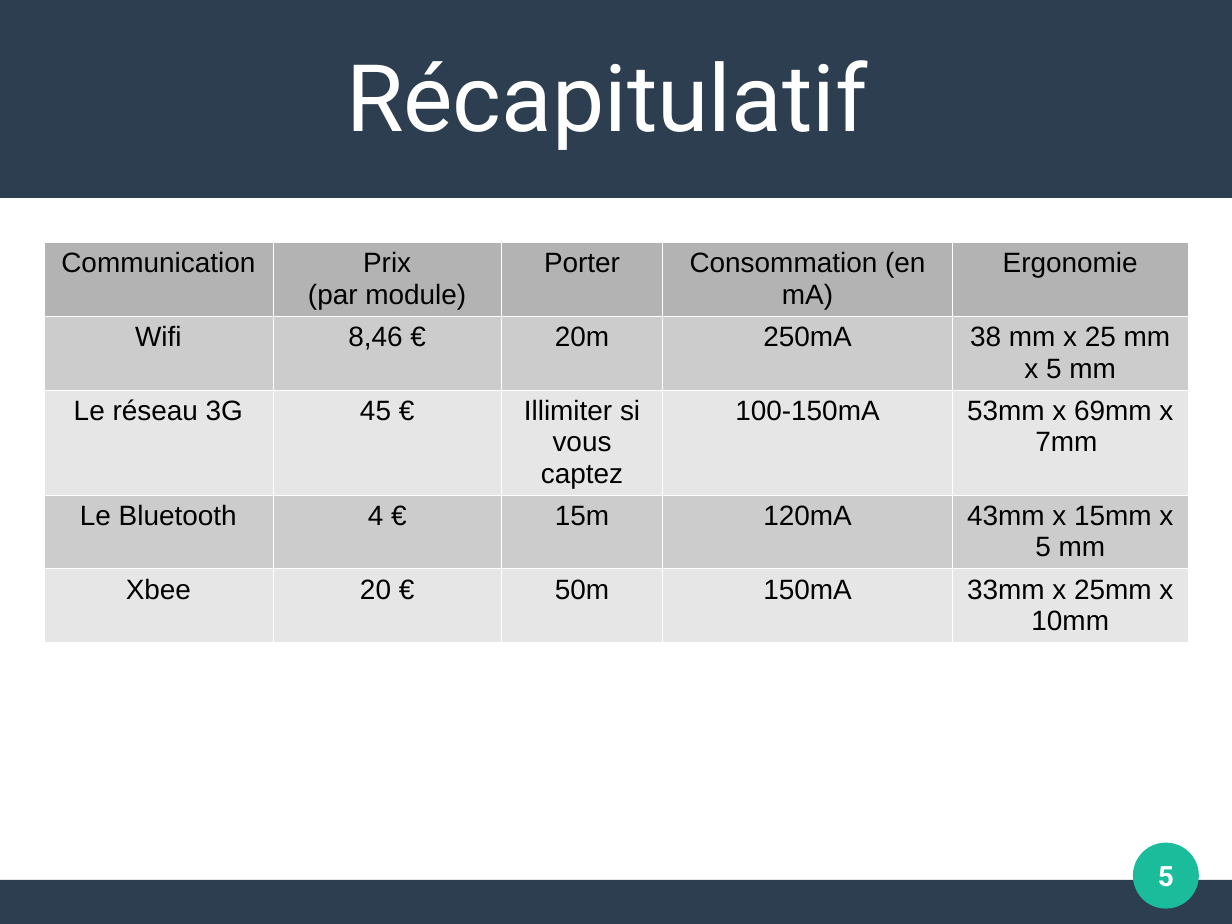
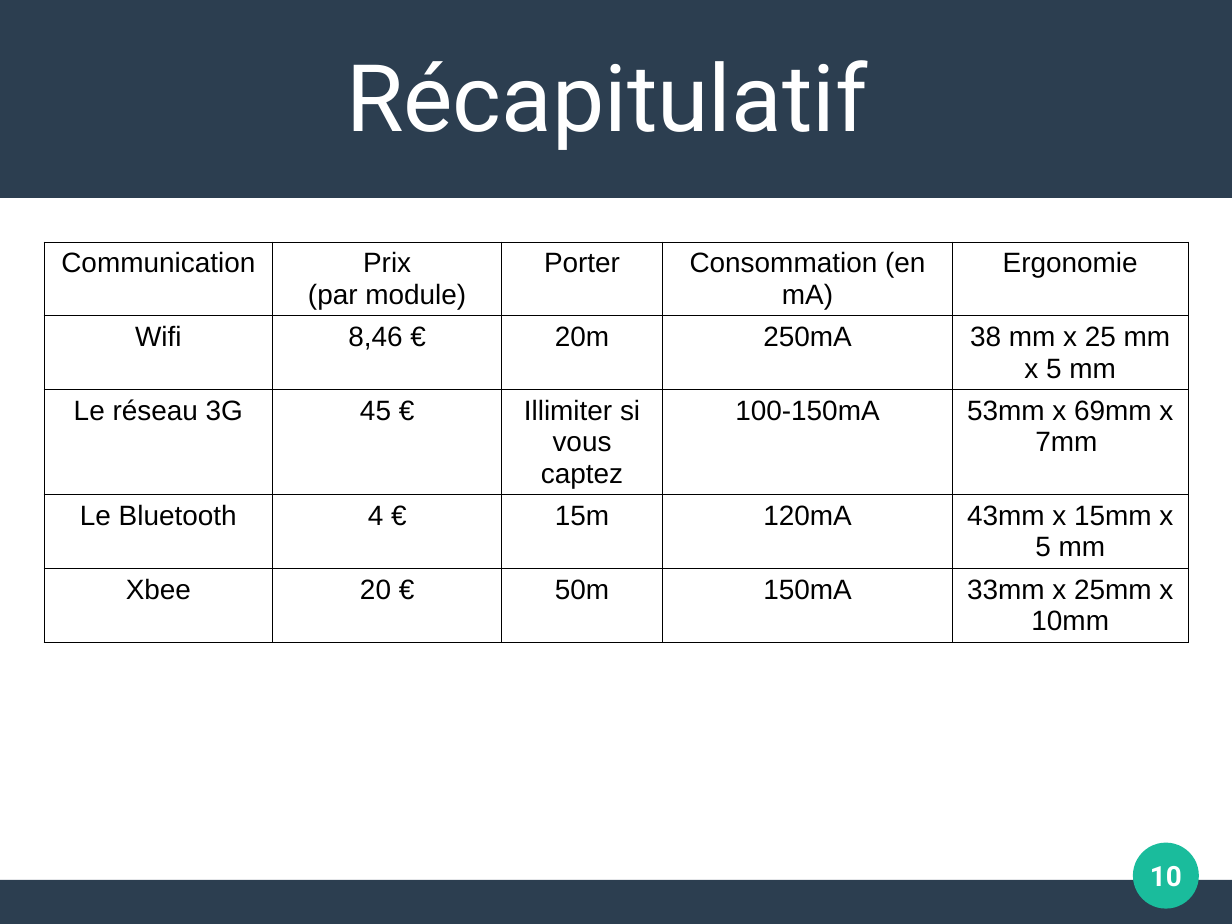
Before and after one commit to albanninou/ProjetBTS, a slide deck: slide 10 of Presentation premiere revue de projet.odp (slide 5 before the commit). Drawn at 1232x924 pixels with LibreOffice and Linux fonts; fonts in the diff are those of the drawing. Boxes give left, top, right and bottom in pixels: in the first picture for what was removed or moved away, otherwise in the second. Text is boxed around its words. In the diff, an @@ line names an element or a change of style, - is before the commit and + after.

```diff
--- a/Presentation premiere revue de projet.odp
+++ b/Presentation premiere revue de projet.odp
@@ table at [44, 243, 1188, 644] @@
@@ fill #B3B3B3 to none in row 1 @@
@@ fill #CCCCCC to none in 10 cells @@
@@ fill #E6E6E6 to none in 10 cells @@
@@ borders changed @@
@@ page number at [1150, 866, 1182, 887]: text changed @@
-5
+10
```
Also in this commit, not shown: 5 slides added, 32 other files.
